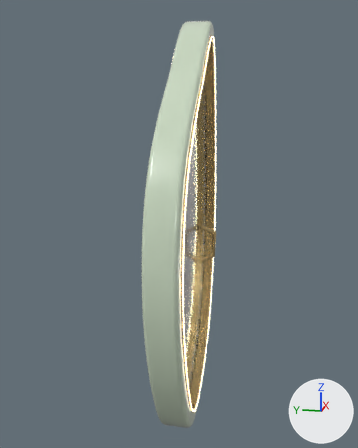
What one commit did to the glTF model public/models/doors/seed.glb.
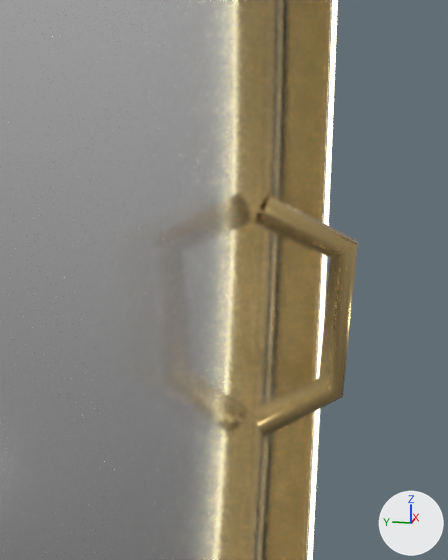
There are two pictures of each version: one whole from a 50 mm camera at (-4.008, -0.749, 2.803) aimed at (0.039, 0.06, 1.791), one close up from a 50 mm camera at (-0.378, -0.184, 1.766) aimed at (0.516, -0.005, 1.543). Arrows for +X, +Y and +Z are at lower right; the lights stay in place. The older version's two pictures come first. Where no turn or scale is listed for an object, it has been applied to the vertices.

The scene before the commit, as lines of its bpy script (objects in view):
```python
me_fixed_champagnereveal_007 = bpy.data.meshes.new('Fixed_ChampagneReveal.007')
me_fixed_champagnereveal_007.from_pydata(...)  # 2160 vertices, 4320 faces; spans x -0.84..0.93, y -0.13..0.13, z 0.18..3.37
me_fixed_champagnereveal_007.materials.append(mat_door_champagne_pearlfinish)  # beige #d6b87c
me_moving_polishededge_001 = bpy.data.meshes.new('Moving_PolishedEdge.001')
me_moving_polishededge_001.from_pydata(...)  # 720 vertices, 1440 faces; spans x -0.78..0.87, y -0.06..-0.04, z 0.24..3.3
me_moving_polishededge_001.materials.append(mat_door_seed_clearleafglass)  # white #ffffff
me_moving_pull_001 = bpy.data.meshes.new('Moving_Pull.001')
me_moving_pull_001.from_pydata(...)  # 32 vertices, 48 faces; spans x 0.478..0.572, y -0.2..-0.047, z 1.298..1.671
me_moving_pull_001.materials.append(mat_door_champagne_pearlfinish)  # beige #d6b87c
ob_fixed_champagnereveal_001 = bpy.data.objects.new('Fixed_ChampagneReveal.001', me_fixed_champagnereveal_007)
ob_fixed_champagnereveal_001.location = (0.0, 0.0, 0.0)
ob_moving_polishededge_001 = bpy.data.objects.new('Moving_PolishedEdge.001', me_moving_polishededge_001)
ob_moving_polishededge_001.location = (0.0, 0.0, 0.0)
ob_moving_pull_001 = bpy.data.objects.new('Moving_Pull.001', me_moving_pull_001)
ob_moving_pull_001.location = (0.0, 0.0, 0.0)
# also in view: 'Fixed_InnerLight_Front.001' at (0.045, -0.141, 1.771); 'Moving_GlassLeaf.001' at (0.042, 0.0, 1.77)
```
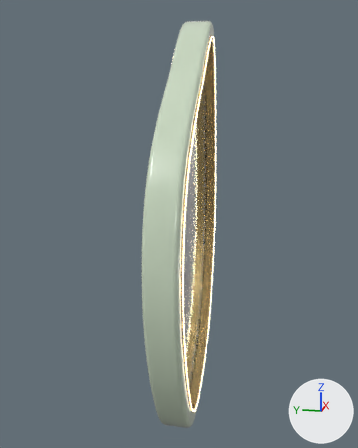
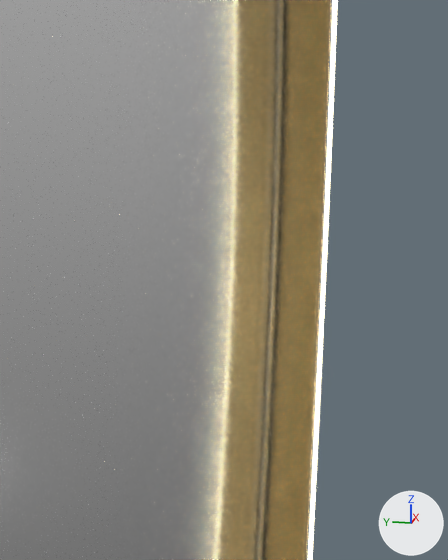
Diff of the bpy script that builds the scene:
```diff
--- a/public/models/doors/seed.glb.py
+++ b/public/models/doors/seed.glb.py
@@ ob_moving_pull_001 @@
-ob_moving_pull_001 = bpy.data.objects.new('Moving_Pull.001', me_moving_pull_001)
-ob_moving_pull_001.location = (0.0, 0.0, 0.0)
```

Boxes (x1, y1, x2, y2) around the edits, measured in the close-ups (448 x 560 px):
'Moving_Pull.001', deleted (beige): before (250, 195, 358, 437)
